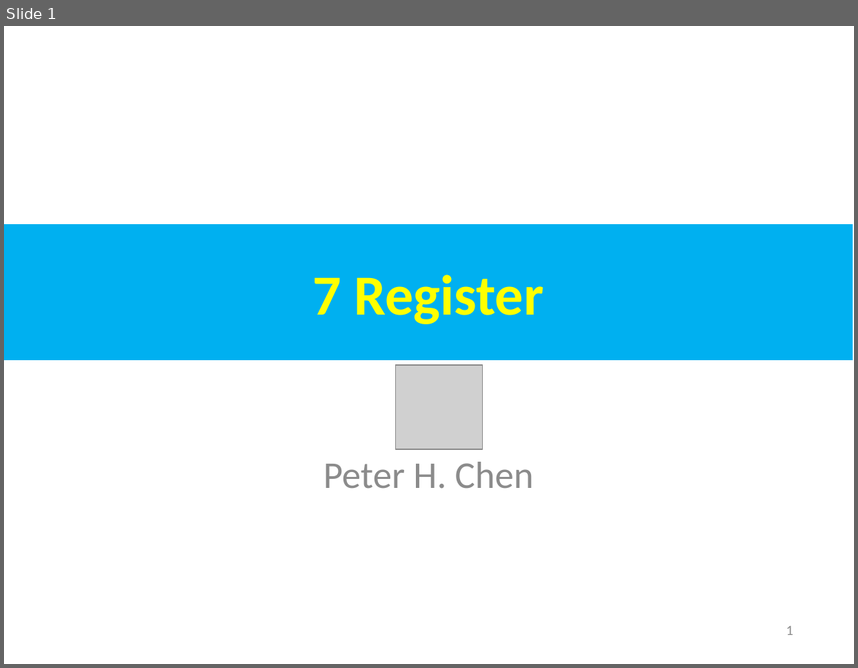
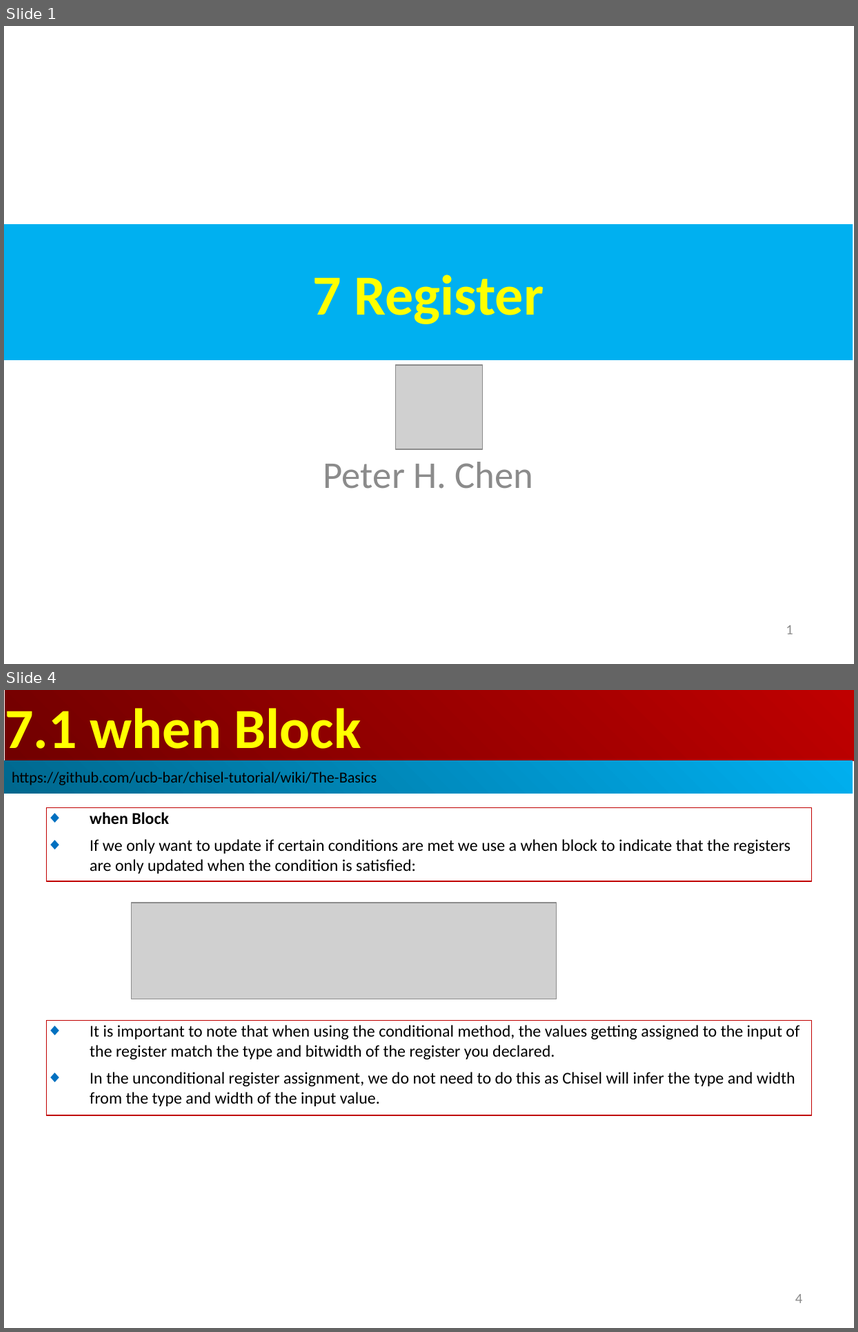
Before and after one commit to peterhchen/AIU_CS800_Chisel, a slide deck: 700_Dev_Guide/007_Register/000_Video/007_Register.ppt. Shown one above the other, each under a label of ours: slide 1 before the commit, slides 1 and 4 after it; the slides between them are not shown. The pictures are 858x668 and 858x1332 pixels, drawn with LibreOffice and Linux fonts; fonts in the diff are those of the drawing; grey boxes stand for pictures. Boxes give left, top, right and bottom in pixels: in the first picture for what was removed or moved away, otherwise in the second. Text is boxed around its words. In the diff, an @@ line names an element or a change of style, - is before the commit and + after.

```diff
--- a/700_Dev_Guide/007_Register/000_Video/007_Register.ppt
+++ b/700_Dev_Guide/007_Register/000_Video/007_Register.ppt
@@ slide 4 added at (x1=4, y1=690, x2=854, y2=1328), background #FFFFFF @@
@@ rectangle added at (x1=5, y1=690, x2=854, y2=760), fill gradient #BF0000 to #710000, 48 pt, text #FFFF00, bold @@
+7.1 when Block
@@ rectangle added at (x1=4, y1=760, x2=853, y2=793), fill gradient #00AFEF to #00688E, 13 pt, text #000000 @@
+https://github.com/ucb-bar/chisel-tutorial/wiki/The-Basics
@@ rectangle added at (x1=47, y1=807, x2=811, y2=881), outline #C00000 0.74 pt, 14 pt, text #000000 @@
+◆ when Block
+◆ If we only want to update if certain conditions are met we use a when block to indicate that the registers are only updated when the condition is satisfied:
@@ picture added at (x1=132, y1=903, x2=557, y2=999) @@
@@ rectangle added at (x1=47, y1=1020, x2=811, y2=1115), outline #C00000 0.74 pt, 14 pt, text #000000 @@
+◆ It is important to note that when using the conditional method, the values getting assigned to the input of the register match the type and bitwidth of the register you declared.
+◆ In the unconditional register assignment, we do not need to do this as Chisel will infer the type and width from the type and width of the input value.
@@ page number added at (x1=795, y1=1294, x2=802, y2=1303), 12 pt, text #8B8B8B @@
+4
```
Also in this commit, not shown: 2 slides changed, 12 other slides added.
